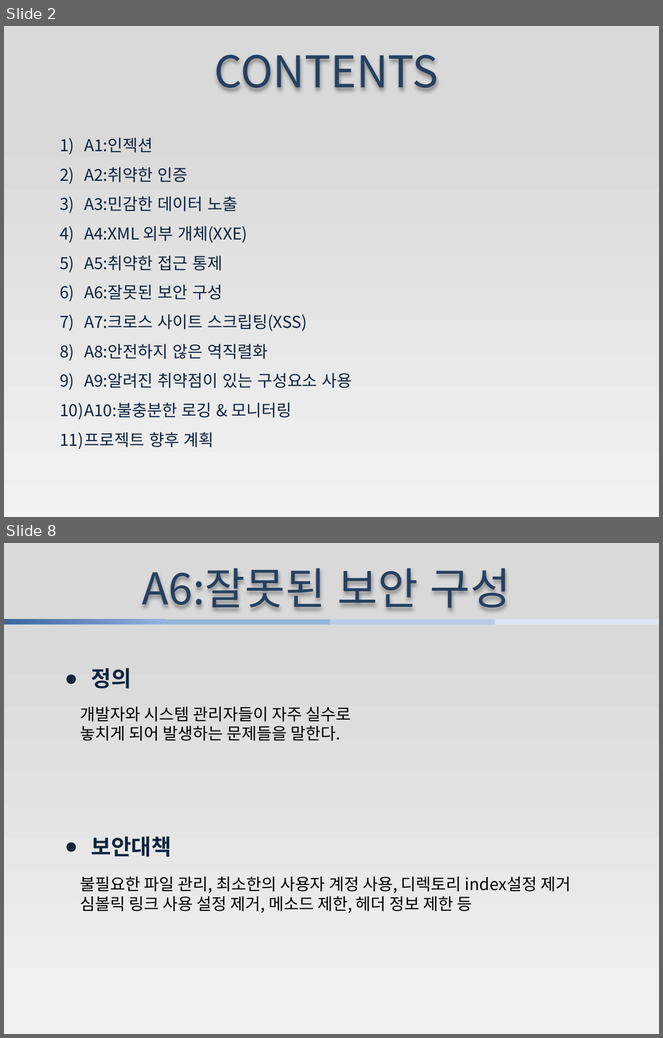
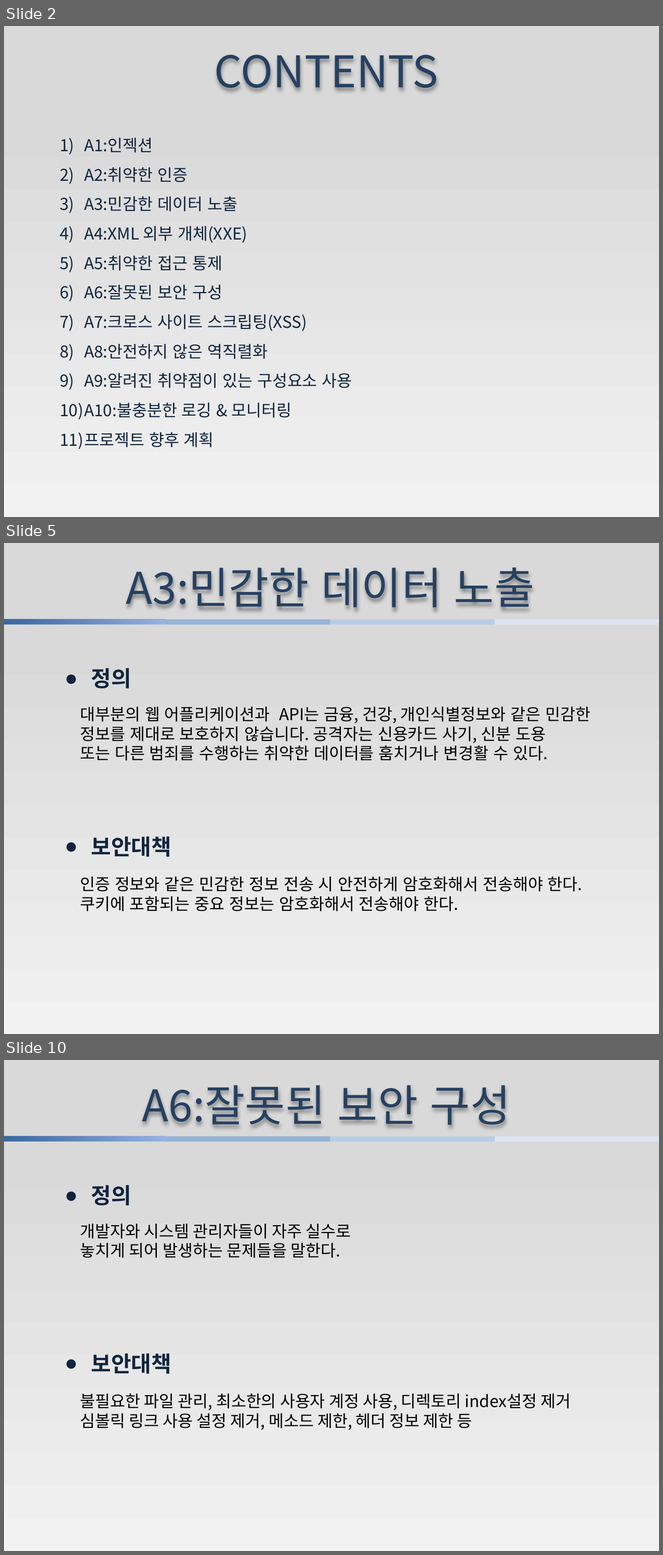
Before and after one commit to jungyohan731/han, a slide deck: 프로젝트 보고서.pptx. Shown one above the other, each under a label of ours: slides 2 and 8 before the commit, slides 2, 5 and 10 after it; the slides between them are not shown. The pictures are 663x1038 and 663x1555 pixels, drawn with LibreOffice and Linux fonts; fonts in the diff are those of the drawing. Boxes give left, top, right and bottom in pixels: in the first picture for what was removed or moved away, otherwise in the second. Text is boxed around its words. In the diff, an @@ line names an element or a change of style, - is before the commit and + after.

```diff
--- a/프로젝트 보고서.pptx
+++ b/프로젝트 보고서.pptx
@@ slide 5 added at bbox=[4, 543, 659, 1034], background gradient #D9D9D9 to #F2F2F2 @@
@@ text added at bbox=[126, 567, 535, 611], 48 pt, text #254061 @@
+A3:민감한 데이터 노출
@@ rectangle added at bbox=[4, 619, 165, 625], fill gradient #9AB5E4 to #265A99 to #E1E8F5 @@
@@ rectangle added at bbox=[165, 619, 330, 625], fill #95B3D7 @@
@@ rectangle added at bbox=[330, 619, 495, 625], fill #B9CDE5 @@
@@ rectangle added at bbox=[495, 619, 659, 625], fill #DCE6F2 @@
@@ text added at bbox=[91, 668, 131, 689], 24 pt, text #0F243E, bold @@
+● 정의
@@ text added at bbox=[80, 707, 591, 761], 18 pt, text #000000 @@
+대부분의 웹 어플리케이션과 API는 금융, 건강, 개인식별정보와 같은 민감한
+정보를 제대로 보호하지 않습니다. 공격자는 신용카드 사기, 신분 도용
+또는 다른 범죄를 수행하는 취약한 데이터를 훔치거나 변경활 수 있다.
@@ text added at bbox=[91, 836, 172, 857], 24 pt, text #0F243E, bold @@
+● 보안대책
@@ text added at bbox=[80, 877, 583, 912], 18 pt, text #000000 @@
+인증 정보와 같은 민감한 정보 전송 시 안전하게 암호화해서 전송해야 한다.
+쿠키에 포함되는 중요 정보는 암호화해서 전송해야 한다.
@@ what was slide 8 is now slide 10 @@
```
Also in this commit, not shown: 2 slides changed, 4 other slides added, 4 slides removed, 1 other file.
